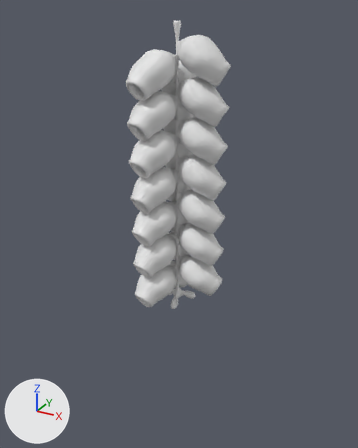
The Blender file fichier source blender/assets.blend: old version first, new version second.
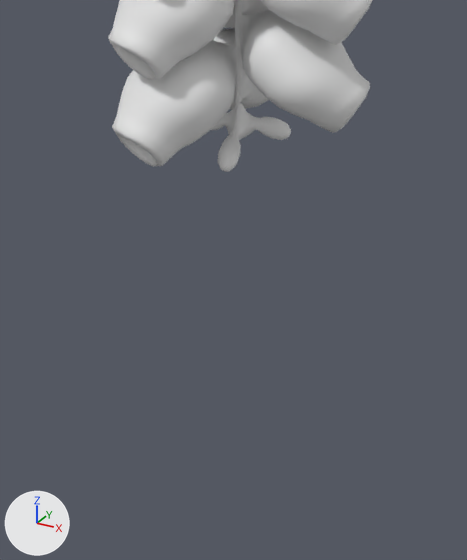
Each version is shown whole from a 50 mm camera at (19.12, -34.5, 23.39) aimed at (-0.33, 0.87, 5.71), then close up on the part from 27% to 71% of the width and 56% to 99% of the height. Lighting does not change. The marker at lower left points along +X, +Y and +Z.

Names of what the first close-up shows: 'Marrus_mesh'.
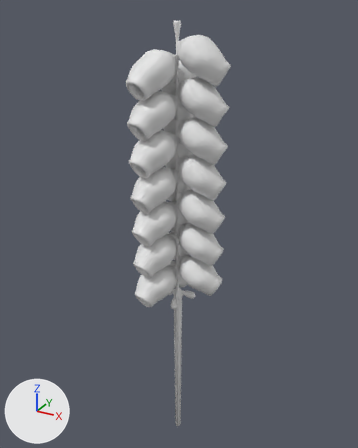
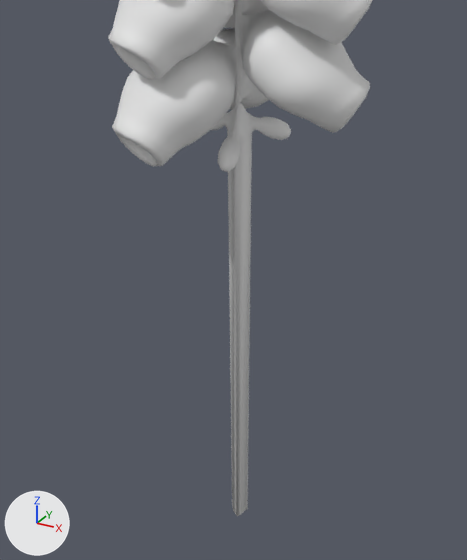
Boxes [x1, y1, x2, y2] around the edits, measured in the close-ups (467 x 560 px):
'Marrus_mesh', reshaped
    before: [108, 0, 372, 172]
    after: [108, 0, 372, 516]
part 1 of me_marrus_mesh, built on
    after: [227, 130, 252, 516]

What changed in the scene script:
```text
Change me_marrus_mesh:
    used by ob_marrus_mesh; location = (0.0, 0.0, 0.0)
    remove me_marrus_mesh.from_pydata(...)  # 12018 vertices, 20363 faces; spans x -2.8..4.3, y -3.9..3.8, z -2.1..22.4
    add me_marrus_mesh.from_pydata(...)  # 12039 vertices, 20384 faces; spans x -2.8..4.3, y -3.9..3.8, z -16.9..22.4
    me_marrus_mesh part 1
    1 face is deleted
    21 vertices are added at x -0.3..0.3, y -0.3..0.3, z -16.9..-16.0
    22 new faces join them
```
